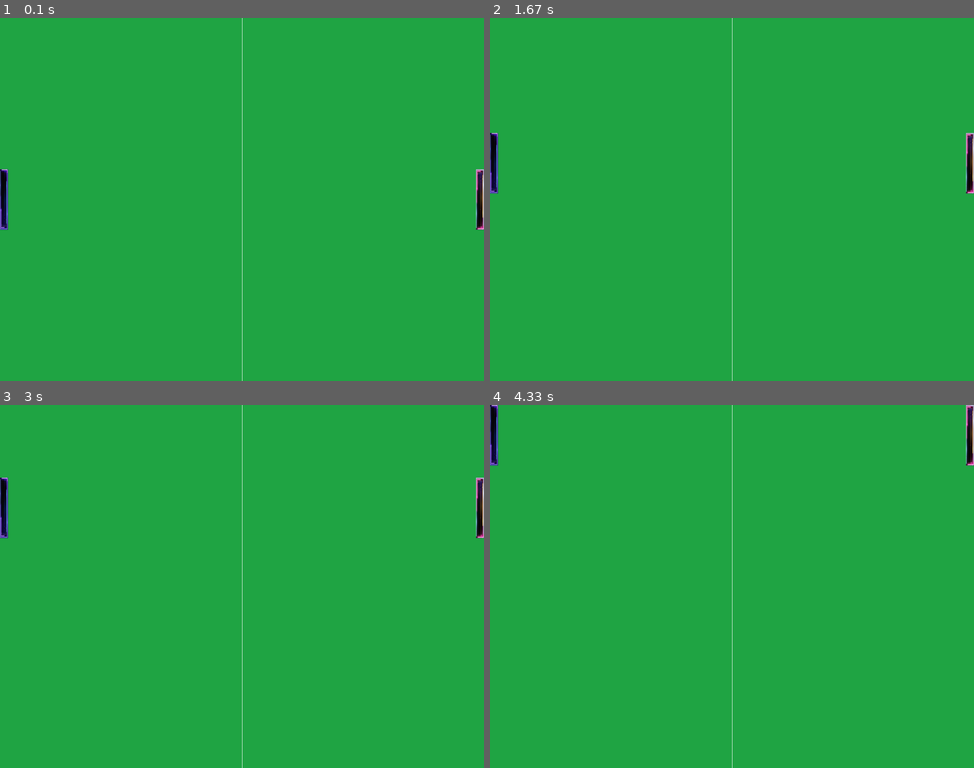
Above: before the commit, frames 1-4 (two rows, left to right).
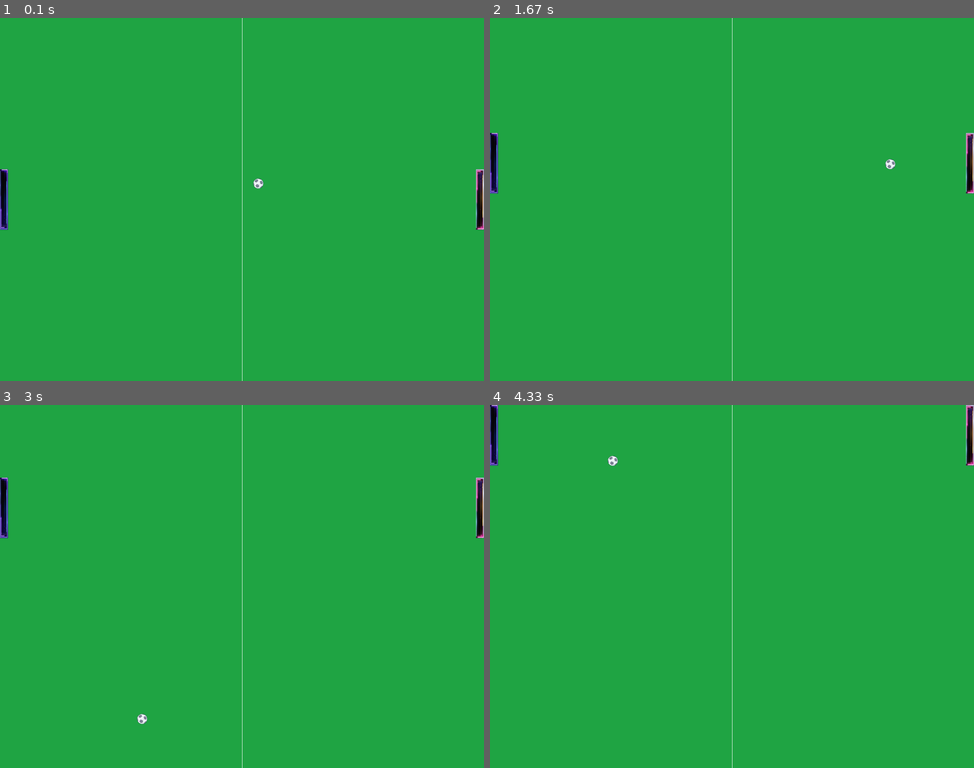
Above: after the commit, the same moments.

Repository: mm-89615/PyGame_Pong
Game: pygame game, started from pong.py
Two runs of this game, one before a commit and one after it. Both use one fixed random seed, a clock stepped at 60 frames per second and the inputs below.
Inputs:
- Up to frame 1 (0.1 s): no input
- Up to frame 2 (1.67 s): hold Right 0.33-0.8 s; hold Right 0.83-1.3 s; hold D 0.83-1.3 s; hold Left from 1.33 s (still down); hold A from 1.33 s (still down)
- Up to frame 3 (3 s): release Left at 1.87 s; release A at 1.87 s; hold Left 1.9-2.3 s; hold A 1.9-2.3 s; hold Right 2.33-2.97 s; hold D 2.33-2.97 s
- Up to frame 4 (4.33 s): hold Left 3-3.47 s; hold A 3-3.47 s; hold Right 3.5-3.97 s; hold D 3.5-3.97 s; hold Right from 4 s (still down); hold D from 4 s (still down)

The runs differ from the first frame. In frame 1, less than 0.1% of the frame differs, in the area x 52-55%, y 44-48%; in frame 2, less than 0.1%; in frame 3, less than 0.1%; in frame 4, less than 0.1%.

Commit message:
add BALL.py, moving and drawing ball, update DOC

Diff:
--- /dev/null
+++ b/ball.py
@@ -0,0 +1,54 @@
+import random
+from random import choice
+
+import pygame
+from pygame.sprite import Sprite
+
+from settings import *
+
+
+class Ball(Sprite):
+    """ Класс создания мяча """
+
+    def __init__(self, game_screen):
+        """ Инициализация параметров мяча """
+        super().__init__()
+        self.screen = game_screen.screen
+        # Загрузка изображения мяча и размещение в центре
+        self.image = pygame.image.load('images/ball2.png')
+        self.rect = self.image.get_rect()
+        self.ball_on_center()
+        # Случайное направление движения мяча при старте
+        self.random_start()
+
+    def update(self):
+        """ Обновление позиции мяча """
+        self.rect.x += SPEEED_BALL * self.direction_x
+        self.rect.y += SPEEED_BALL * self.direction_y
+        # Отслеживание столкновений сверху и снизу
+        if self.rect.top <= 0 or self.rect.bottom >= SCREEN_HEIGHT:
+            self.change_direction_y()
+        # Отслеживание столкновений справа и слева
+        if self.rect.left <= 0 or self.rect.right >= SCREEN_WIDTH:
+            self.change_direction_x()
+
+    def blit(self):
+        """ Отрисовка мяча """
+        self.screen.blit(self.image, self.rect)
+
+    def ball_on_center(self):
+        """ Координаты центра для мяча """
+        self.rect.center = (SCREEN_WIDTH / 2, SCREEN_HEIGHT / 2)
+
+    def change_direction_x(self):
+        """ Смена направления по Х при ударе """
+        self.direction_x *= -1
+
+    def change_direction_y(self):
+        """ Смена направления по Y при ударе """
+        self.direction_y *= -1
+
+    def random_start(self):
+        """ Выбор случайного направления """
+        self.direction_x = random.choice([1, -1])
+        self.direction_y = random.choice([1, -1])
--- a/player.py
+++ b/player.py
@@ -5,10 +5,10 @@
 
 
 class Player(Sprite):
-    """Класс создания игрока"""
+    """ Класс создания игрока """
 
     def __init__(self, player, game_screen):
-        """Инициализация игрока"""
+        """ Инициализация игрока """
         super().__init__()
         self.screen = game_screen.screen
         self.player = player
@@ -23,16 +23,19 @@
             self.center_platform()
 
     def update(self):
-        """Обновление позиций игроков"""
+        """ Обновление позиций игроков """
         self.check_player_events()
 
     def check_player_events(self):
+        """ Отслеживание нажатий кнопок игроками """
         keys = pygame.key.get_pressed()
+        # Управление первого игрока
         if self.player == 1:
             if keys[pygame.K_RIGHT] and self.rect.top >= 10:
                 self.rect.y -= SPEEED_PLAYER
             if keys[pygame.K_LEFT] and self.rect.bottom <= SCREEN_HEIGHT - 10:
                 self.rect.y += SPEEED_PLAYER
+        # Управление второго игрока
         if self.player == 2:
             if keys[pygame.K_d] and self.rect.top >= 10:
                 self.rect.y -= SPEEED_PLAYER
@@ -40,12 +43,14 @@
                 self.rect.y += SPEEED_PLAYER
 
     def blit(self):
-        """Отрисовка корабля в текущей  позиции"""
+        """ Отрисовка корабля в текущей позиции """
         self.screen.blit(self.image, self.rect)
 
     def center_platform(self):
-        """Размещение платформ в начальной позиции"""
+        """ Размещение платформ в начальной позиции """
+        # Размещение первого игрока слева по центру
         if self.player == 1:
             self.rect.midleft = (0, SCREEN_HEIGHT / 2)
+        # Размещение второго игрока справа по центру
         if self.player == 2:
             self.rect.midright = (SCREEN_WIDTH, SCREEN_HEIGHT / 2)
--- a/pong.py
+++ b/pong.py
@@ -2,55 +2,63 @@
 
 from settings import *
 from player import Player
+from ball import Ball
 
 
 class Game:
-    """Класс управления настройками и поведением игры"""
+    """ Класс управления настройками и поведением игры """
 
     def __init__(self):
-        """Инициализация игры и создание игровых ресурсов"""
-        # настройки игрового окна и FPS
+        """ Инициализация игры и создание игровых ресурсов """
+        # Настройки игрового окна и FPS
         self.screen = pygame.display.set_mode((SCREEN_WIDTH, SCREEN_HEIGHT))
         pygame.display.set_caption('Pong')
         self.icon = pygame.image.load('images/icon.png')
         pygame.display.set_icon(self.icon)
         self.clock = pygame.time.Clock()
-        # основной цикл игры
+        # Основной цикл игры
         self.running = True
-        # создание игрока
+        # Создание игрока
         self.player1 = Player(player=1, game_screen=self)
         self.player2 = Player(player=2, game_screen=self)
+        # Создание игрового мяча
+        self.ball = Ball(game_screen=self)
 
     def game_running(self):
-        """Запуск основного цикла игры"""
+        """ Запуск основного цикла игры """
         while self.running:
-            # обновление игроков
+            # Обновление игроков
             self.player1.update()
             self.player2.update()
-            # обновление экрана
+            # Обновление мяча
+            self.ball.update()
+            # Обновление экрана
             self.update_screen()
             self.draw_on_screen()
-            # обработка событий на экране
+            # Обработка событий на экране
             self.check_events()
 
     def update_screen(self):
-        """Обновление изображений на экране"""
+        """ Обновление изображений на экране """
         pygame.display.flip()
         self.draw_on_screen()
         self.clock.tick(FPS)
 
     def draw_on_screen(self):
-        # прорисовка игрового поля
+        """ Отрисовка объектов на экране """
+        # Прорисовка игрового поля
         self.screen.fill(BG_COLOR)
         pygame.draw.line(self.screen, BG_LINE_COLOR, (SCREEN_WIDTH / 2, 0), (SCREEN_WIDTH / 2, SCREEN_HEIGHT))
-        # прорисовка игроков
+        # Прорисовка игроков
         self.player1.blit()
         self.player2.blit()
+        # Прорисовка мяча
+        self.ball.blit()
 
     def check_events(self):
-        """Обработка происходящих событий"""
+        """ Обработка происходящих событий """
         for event in pygame.event.get():
-            # событие закрытия и гры
+            # Событие закрытия игры
             if event.type == pygame.QUIT:
                 self.running = False
                 pygame.quit()
--- a/settings.py
+++ b/settings.py
@@ -7,3 +7,5 @@
 BG_LINE_COLOR = (255, 255, 255)
 # Настройки игрока
 SPEEED_PLAYER = 15
+# Настройки мяча
+SPEEED_BALL = 8
Binary file added: images/ball2.png
